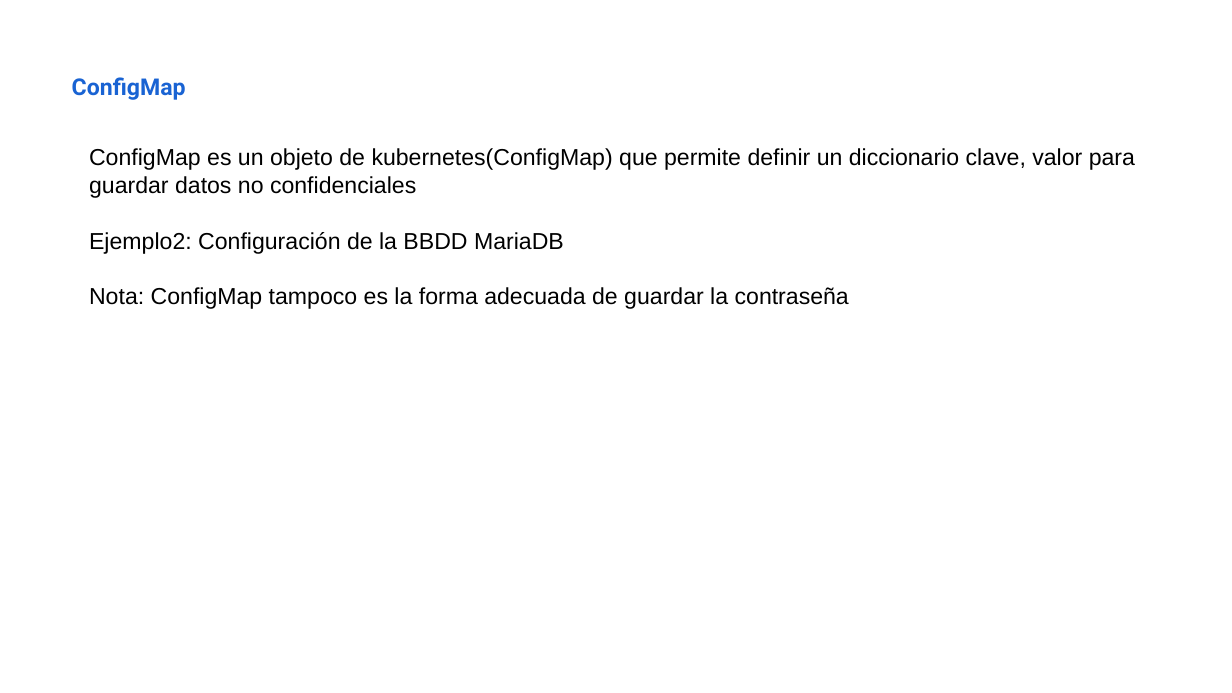
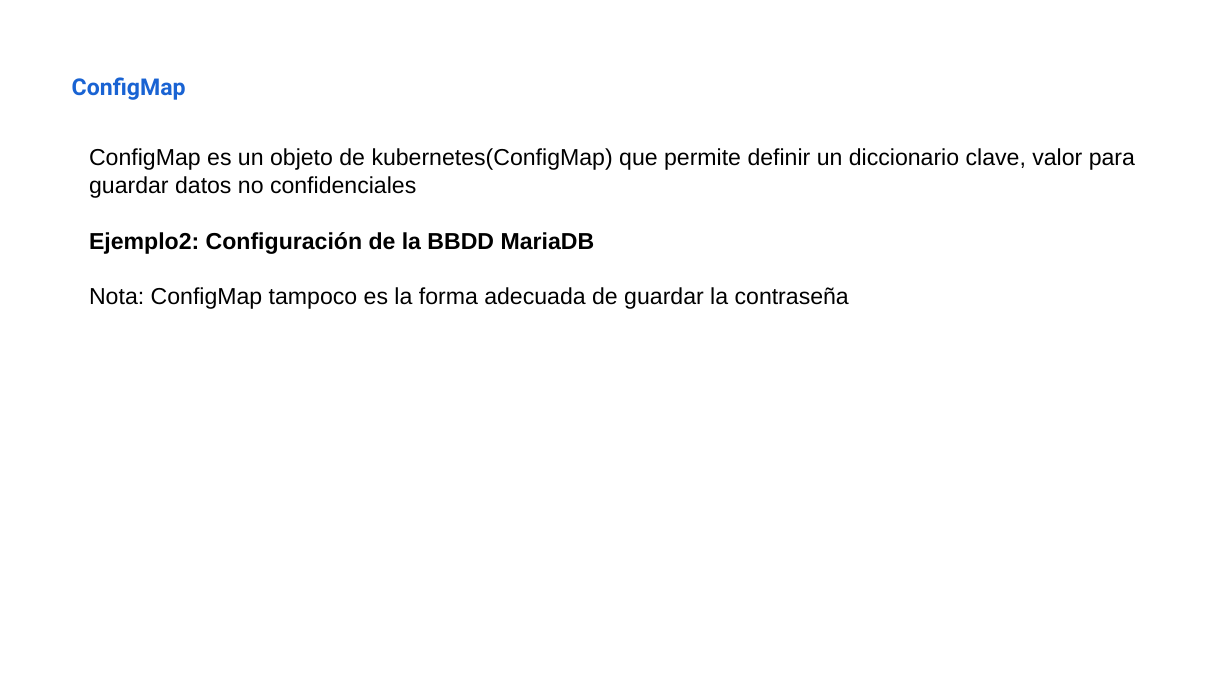
Before and after one commit to iesgn/kubernetes-storm, a slide deck: slide 3 of unidad3/presentacion_unidad3-3.odp. Drawn at 1232x693 pixels with LibreOffice and Linux fonts; fonts in the diff are those of the drawing. Boxes give left, top, right and bottom in pixels: in the first picture for what was removed or moved away, otherwise in the second. Text is boxed around its words. In the diff, an @@ line names an element or a change of style, - is before the commit and + after.

```diff
--- a/unidad3/presentacion_unidad3-3.odp
+++ b/unidad3/presentacion_unidad3-3.odp
@@ text at box(89, 232, 595, 254): bold on in "Ejemplo2: Configuración de la BBDD MariaDB" @@
```
Also in this commit, not shown: 7 other slides changed, 3 slides added, 8 slides removed, 2 other files.
